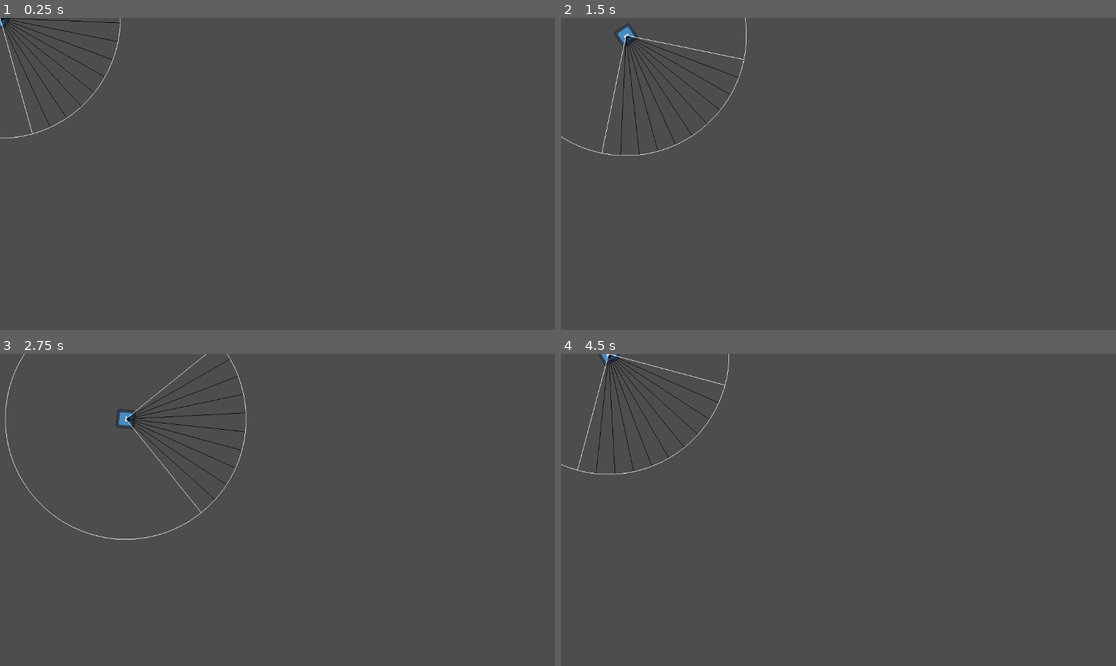
Above: before the commit, frames 1-4 (two rows, left to right).
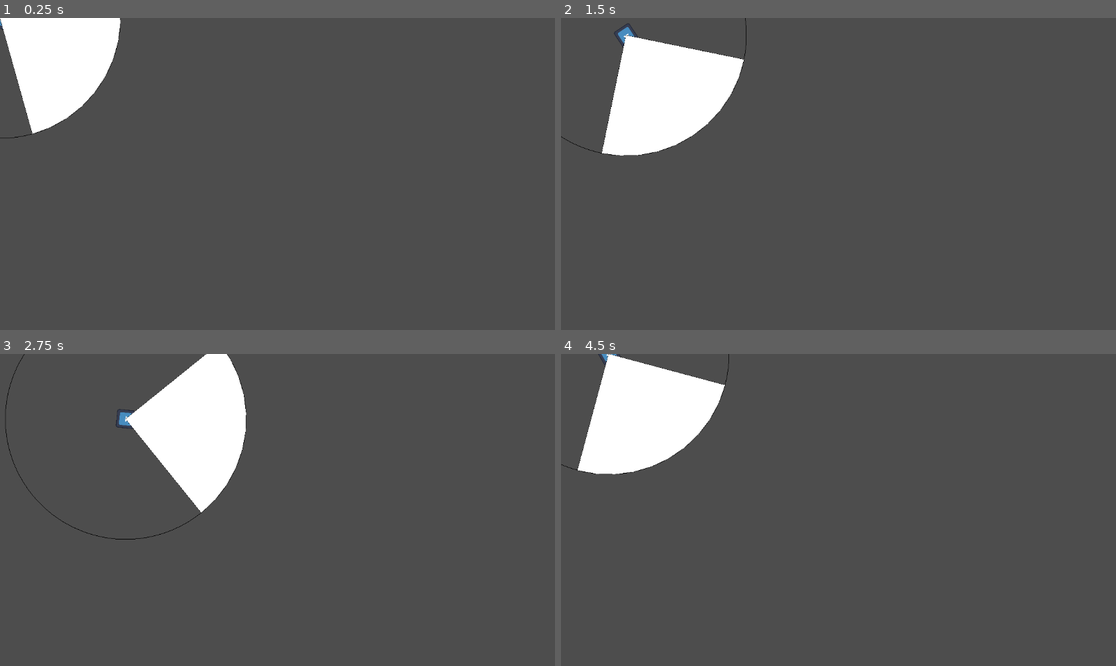
Above: after the commit, the same moments.

Repository: JYiuDev/FOV_Visualization_Demo
Game: Godot game, scene res://FOV_Entities/Observer/character.tscn
The game is run twice, just before and just after one commit, with the same random seed, the same clock (stepped at 60 frames per second) and the same inputs. The engine's default icon, where the game draws it, is replaced by a stand-in: a white triangle on a blue panel in a dark square.
Inputs (mouse positions are in pixels of both pictures, inside the frame that each line leads up to):
- Up to frame 1 (0.25 s): no input
- Up to frame 2 (1.5 s): tap Enter at 0.5 s; move the mouse to (960, 158) at 0.52 s; hold D (Right) 0.53-1.28 s; move the mouse to (727, 189) at 1.27 s; hold S (Down) from 1.28 s (still down)
- Up to frame 3 (2.75 s): move the mouse to (333, 441) at 2.02 s; release S (Down) at 2.03 s; hold D (Right) from 2.03 s (still down)
- Up to frame 4 (4.5 s): move the mouse to (810, 572) at 2.77 s; release D (Right) at 2.78 s; hold W (Up) 2.78-3.53 s; move the mouse to (1005, 556) at 3.52 s; hold A (Left) from 3.53 s (still down); move the mouse to (672, 463) at 4.27 s

The runs differ from the first frame. In frame 1, 5.5% of the frame differs, in the area x 0-22%, y 0-39%; in frame 2, 6.7%; in frame 3, 6.7%, in the area x 0-45%, y 0-60%; in frame 4, 6.7%.

Commit message:
UPDATE
next task:
- refactor debug draw into debug node
- find edge algorithm

Diff:
--- a/FOV_Entities/Observer/FOV.gd
+++ b/FOV_Entities/Observer/FOV.gd
@@ -10,8 +10,13 @@
 
 var targetsInRange: 	Array = []
 var targetsInVision:	Array = []
+
+var FOVmesh: MeshInstance2D
+var FOVDraw: Node2D
 # Called when the node enters the scene tree for the first time.
 func _ready():
+	FOVmesh = get_node("FOV_Mesh")
+	FOVDraw = get_node("FOV_DebugDraw")
 	FindTargets(findTargetFrequency)
 
 
@@ -73,19 +78,43 @@
 		var viewcast:viewcastInfo = ViewCastInfo(angle)
 		if viewcast.hit:
 			draw_line(position, viewcast.point, Color.MEDIUM_VIOLET_RED)
+			FOVDraw.draw_line(position, viewcast.point, Color.MEDIUM_VIOLET_RED)
 		else:
 			draw_line(position, viewcast.point, Color.BLACK)
+			FOVDraw.draw_line(position, viewcast.point, Color.BLACK)
 		viewPoints.append(viewcast.point)
 
 	#Instantiate array for mesh verticies
 	#Count = all raycasts + centre vertex
-	var vertexCount:int = viewPoints.size() + 1
 	var verticies:Array
-	verticies.resize(vertexCount)
-	verticies[0] = Vector2.ZERO
+	verticies.append(Vector2.ZERO)
+	verticies.append_array(viewPoints)
 	#Number of triangles = verticies count - 2
-	var triangles:Array
-	triangles.resize((vertexCount-2) * 3)
+	var triangles:PackedVector2Array
+	triangles.resize((verticies.size() - 2) * 3)
+
+	for i in triangles.size():
+		match i%3:
+			0:
+				triangles[i] = Vector2.ZERO
+			1:
+				triangles[i] = verticies[i / 3 + 1]
+			2:
+				triangles[i] = verticies[i / 3 + 2]
+
+	#Create new array mesh, pass to child mesh instance
+	var arr_mesh = ArrayMesh.new()
+	var arrays = []
+	arrays.resize(Mesh.ARRAY_MAX)
+	arrays[Mesh.ARRAY_VERTEX] = triangles
+	arr_mesh.add_surface_from_arrays(Mesh.PRIMITIVE_TRIANGLES, arrays)
+	FOVmesh.mesh = arr_mesh
+
+	#debug draw
+	for i in viewPoints.size():
+
+		pass
+
 	#Set triangle vertices for ArrayMesh
 
 
--- a/FOV_Entities/Observer/FOVDebug.gd
+++ b/FOV_Entities/Observer/FOVDebug.gd
@@ -7,11 +7,10 @@
 func _draw():
 
 	#draw circle depending on FOV viewRadius
-	draw_arc(position, fow.viewRadius, 0, 2 * PI, 90, Color.WHITE)
+	draw_arc(position, fow.viewRadius, 0, 2 * PI, 90, Color.BLACK)
 
-	draw_line(position, fow.dirFromAngle(-fow.viewAngle/2, true) * fow.viewRadius, Color.WHITE)
-	draw_line(position, fow.dirFromAngle(fow.viewAngle/2 , true) * fow.viewRadius, Color.WHITE)
-	#drawRayAarray()
+	draw_line(position, fow.dirFromAngle(-fow.viewAngle/2, true) * fow.viewRadius, Color.BLACK)
+	draw_line(position, fow.dirFromAngle(fow.viewAngle/2 , true) * fow.viewRadius, Color.BLACK)
 
 func _process(_delta):
 	queue_redraw()
--- a/FOV_Entities/Observer/character.tscn
+++ b/FOV_Entities/Observer/character.tscn
@@ -31,3 +31,5 @@
 [node name="FOV_DebugDraw" type="Node2D" parent="FOV" node_paths=PackedStringArray("fow")]
 script = ExtResource("2_j3h7k")
 fow = NodePath("..")
+
+[node name="FOV_Mesh" type="MeshInstance2D" parent="FOV"]
--- a/Stage/stage.tscn
+++ b/Stage/stage.tscn
@@ -10,8 +10,12 @@
 position = Vector2(123, 88)
 
 [node name="FOV" parent="Character" index="2"]
+viewRadius = 500.0
 findTargetFrequency = 0.1
 raycastResolution = 0.305
+
+[node name="FOV_DebugDraw" parent="Character/FOV" index="0"]
+z_index = 3
 
 [node name="Target" parent="." instance=ExtResource("2_us1wp")]
 position = Vector2(114, 253)
